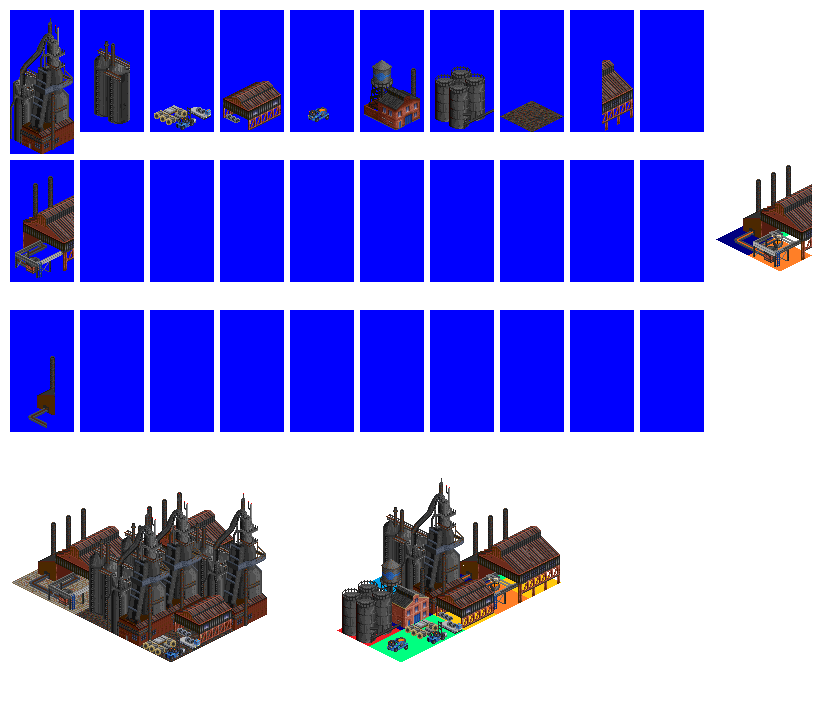
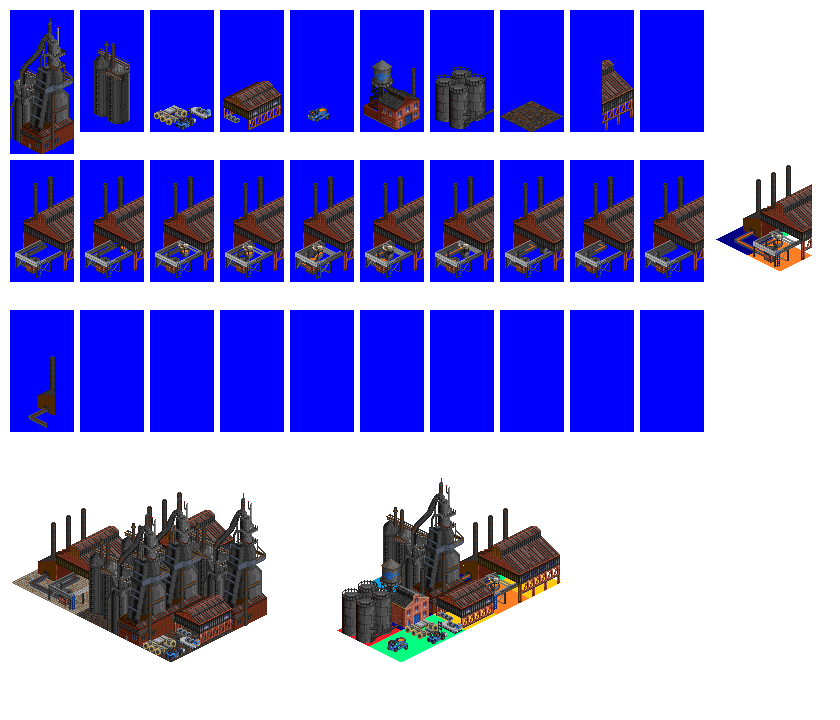
Revision of a layered 840 × 720 image; what changed, layer by layer:
painted on "large shed" over [left=93, top=176, right=704, bottom=271]
painted on "crane" over [left=15, top=240, right=693, bottom=279]
